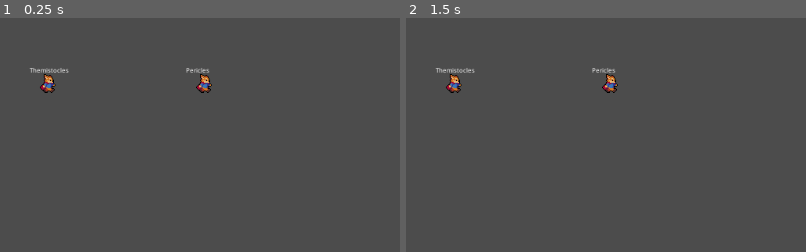
Above: before the commit, frames 1-2 (left to right).
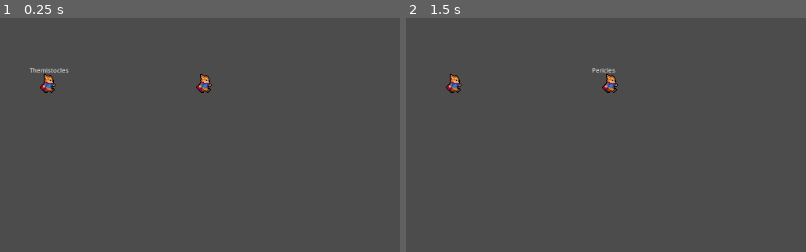
Above: after the commit, the same moments.

Repository: Multi-User-Domain/SimPolis
Game: Godot game, scene res://Main.tscn
The game is run twice, just before and just after one commit, with the same random seed, the same clock (stepped at 60 frames per second) and the same inputs.
Inputs (mouse positions are % of the whole screen's width and height, from its top left):
- Up to frame 1 (0.25 s): no input
- Up to frame 2 (1.5 s): tap Enter at 0.5 s; move the mouse to (6, 14) at 0.52 s; click (6, 14) at 0.67 s; tap Space at 1.25 s; move the mouse to (26, 14) at 1.27 s; click (26, 14) at 1.42 s
The pictures show only the part of the screen within x 0-50%, y 0-50%; the shares and areas given below are measured in that part.

The runs differ from the first frame. In frame 1, less than 0.1% of the frame differs, in the area x 46-53%, y 21-24%; in frame 2, 0.1%, in the area x 7-18%, y 21-24%.

Commit message:
label indicates character selected

Diff:
--- a/Main.gd
+++ b/Main.gd
@@ -5,6 +5,8 @@
 func _ready():
 	$Themistocles.position = Vector2(63, 84)
 	$Pericles.position = Vector2(263, 84)
+	selected_character = $Themistocles
+	selected_character.select()
 	_connect_character($Themistocles)
 	_connect_character($Pericles)
 
@@ -12,6 +14,9 @@
 	character.connect("player_selected", self, "select_character", [character])
 
 func select_character(character):
+	# deselect previously selected character
+	if selected_character != null:
+		selected_character.deselect()
 	selected_character = character
 
 func _input(event):
--- a/characters/Player/Player.gd
+++ b/characters/Player/Player.gd
@@ -26,3 +26,10 @@
 func _on_KinematicBody2D_input_event(viewport, event, shape_idx):
 	if event is InputEventMouseButton and event.button_index == BUTTON_LEFT:
 		emit_signal("player_selected")
+		select()
+
+func select():
+	$NameLabel.set_visible_characters(-1)
+
+func deselect():
+	$NameLabel.set_visible_characters(0)
--- a/characters/Player/Player.tscn
+++ b/characters/Player/Player.tscn
@@ -32,6 +32,7 @@
 margin_right = 25.0
 margin_bottom = -13.0
 custom_fonts/normal_font = SubResource( 2 )
+visible_characters = 0
 scroll_active = false
 __meta__ = {
 "_edit_use_anchors_": false
